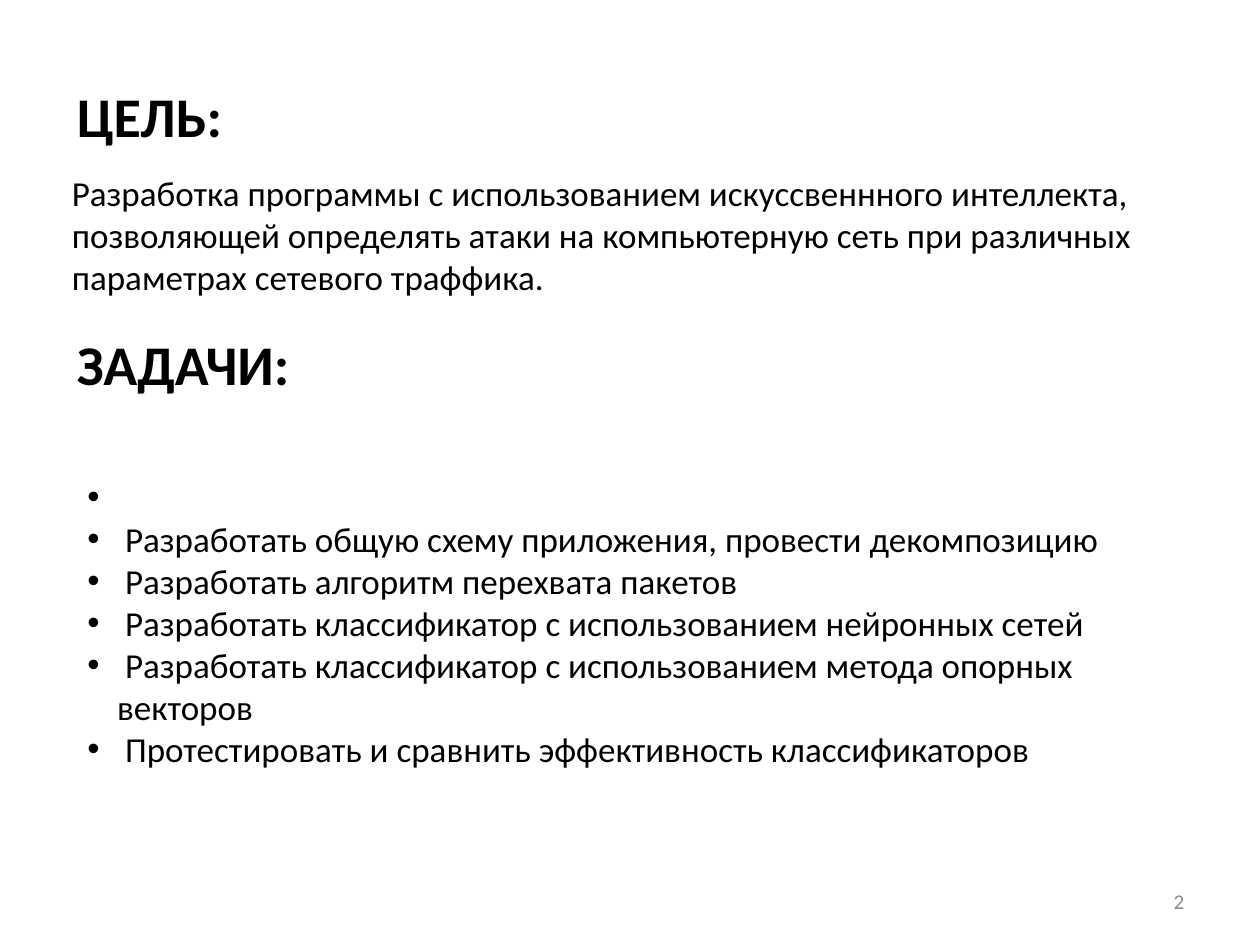
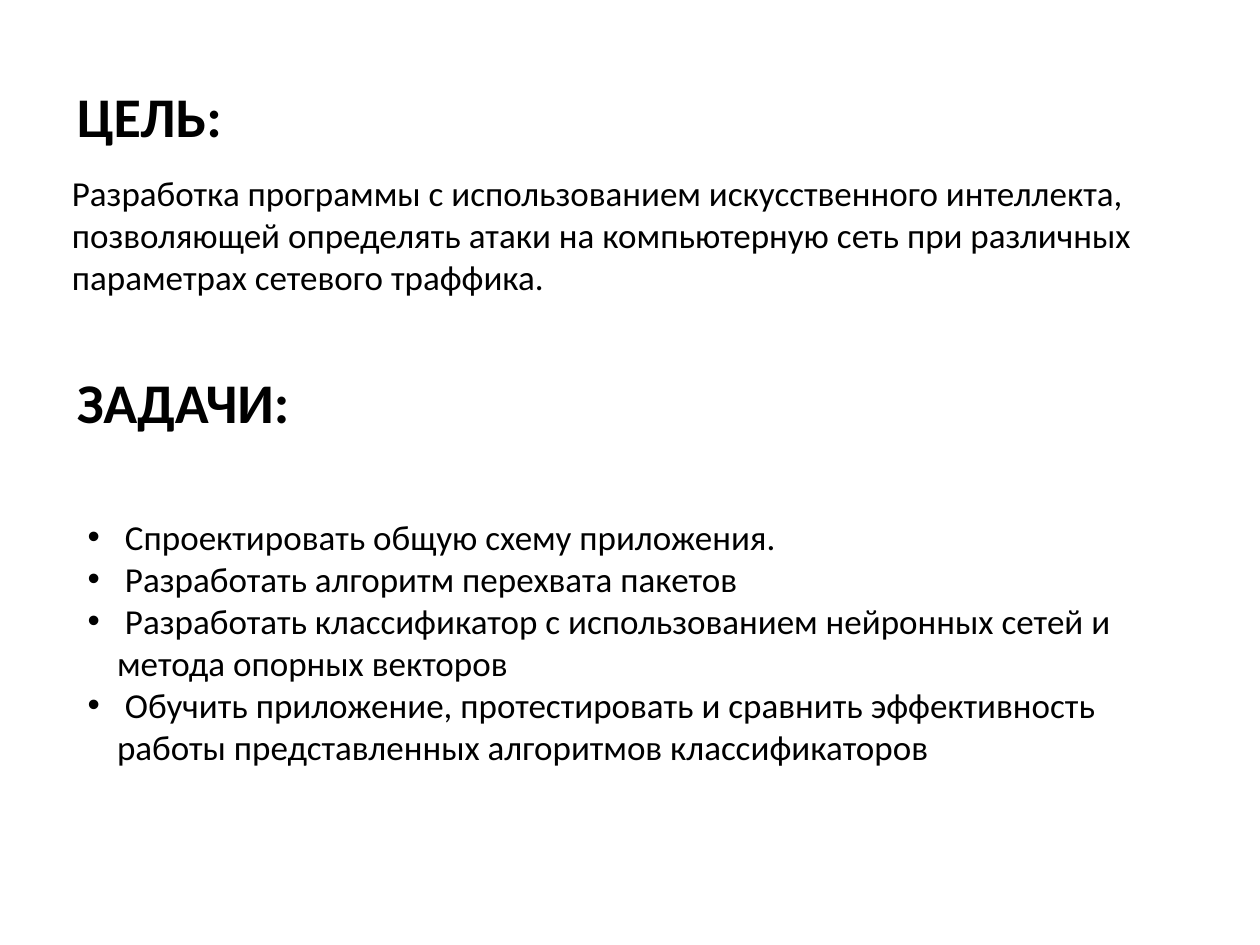
Before and after one commit to ViktorTarasenko/networkSecurityAnalyzer, a slide deck: slide 2 of презентация.pptx. Drawn at 1260x945 pixels with LibreOffice and Linux fonts; fonts in the diff are those of the drawing. Boxes give left, top, right and bottom in pixels: in the first picture for what was removed or moved away, otherwise in the second. Text is boxed around its words. In the diff, an @@ line names an element or a change of style, - is before the commit and + after.

```diff
--- a/презентация.pptx
+++ b/презентация.pptx
@@ text at (x1=72, y1=182, x2=1130, y2=296): text changed @@
-Разработка программы с использованием искуссвеннного интеллекта, позволяющей определять атаки на компьютерную сеть при различных параметрах сетевого траффика.
+Разработка программы с использованием искусственного интеллекта, позволяющей определять атаки на компьютерную сеть при различных параметрах сетевого траффика.
@@ text "ЗАДАЧИ:" moved from (x1=77, y1=348, x2=290, y2=394) to (x1=77, y1=386, x2=290, y2=432) @@
@@ text at (x1=125, y1=526, x2=775, y2=556): text changed @@
-• Разработать общую схему приложения, провести декомпозицию
+• Спроектировать общую схему приложения.
@@ text at (x1=125, y1=568, x2=737, y2=598): indent changed @@
@@ text at (x1=117, y1=610, x2=1110, y2=766): text changed @@
-• Разработать классификатор с использованием нейронных сетей
-• Разработать классификатор с использованием метода опорных векторов
-• Протестировать и сравнить эффективность классификаторов
+• Разработать классификатор с использованием нейронных сетей и метода опорных векторов
+• Обучить приложение, протестировать и сравнить эффективность работы представленных алгоритмов классификаторов
@@ page number removed at (x1=1174, y1=895, x2=1185, y2=909) @@
-2
```
Also in this commit, not shown: 9 other slides changed, 8 slides added, 8 slides removed, 1 other file.
